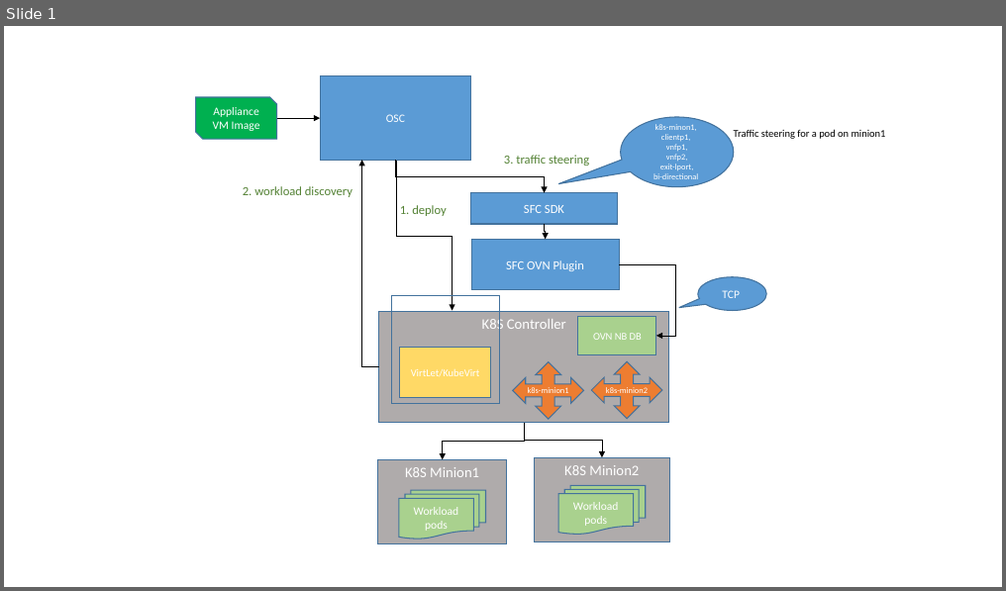
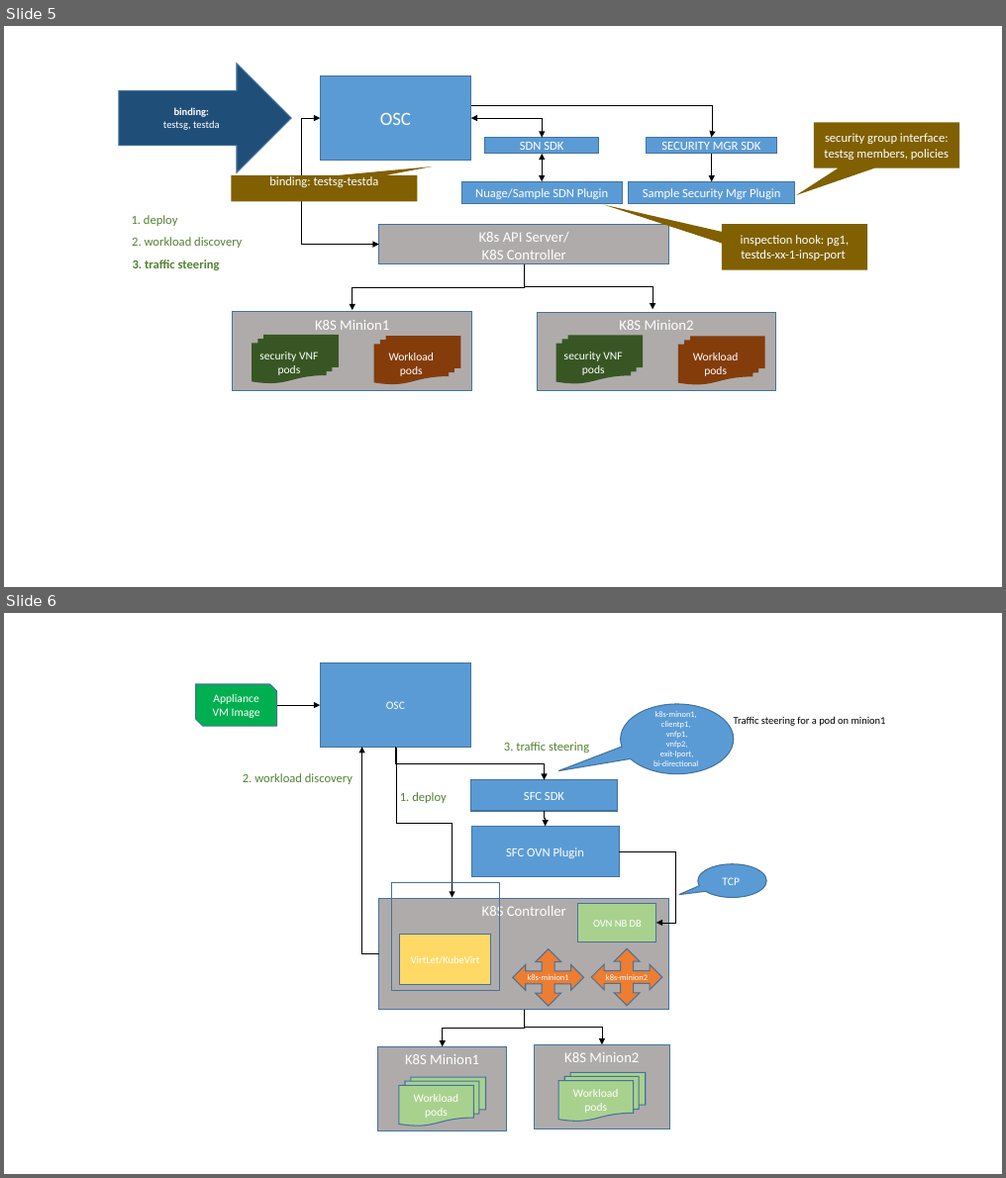
Before and after one commit to opensecuritycontroller/community, a slide deck: designs/containers/diagrams/container_flows.pptx. Shown one above the other, each under a label of ours: slide 1 before the commit, slides 5 and 6 after it. The pictures are 1006x591 and 1006x1178 pixels, drawn with LibreOffice and Linux fonts; fonts in the diff are those of the drawing. Boxes give left, top, right and bottom in pixels: in the first picture for what was removed or moved away, otherwise in the second. Text is boxed around its words. In the diff, an @@ line names an element or a change of style, - is before the commit and + after.

```diff
--- a/designs/containers/diagrams/container_flows.pptx
+++ b/designs/containers/diagrams/container_flows.pptx
@@ slide 5 added at <box>4,26,1002,587</box>, background #FFFFFF @@
@@ right arrow added at <box>119,64,291,173</box>, fill #1F4E79, outline #43739E 1 pt, 10 pt, text #FFFFFF @@
+binding:
+testsg, testda
@@ rectangle added at <box>320,76,471,160</box>, fill #5B9BD5, outline #43739E 1 pt, 18 pt, text #FFFFFF @@
+OSC
@@ elbow arrow added from (471, 106) to (712, 138), #000000 0.5 pt @@
@@ elbow double arrow added from (320, 118) to (379, 245), #000000 0.5 pt @@
@@ elbow double arrow added from (471, 118) to (543, 138), #000000 0.5 pt @@
@@ rectangle added at <box>485,138,599,154</box>, fill #5B9BD5, outline #43739E 1 pt, 12 pt, text #FFFFFF @@
+SDN SDK
@@ rectangle added at <box>647,138,776,154</box>, fill #5B9BD5, outline #43739E 1 pt, 12 pt, text #FFFFFF @@
+SECURITY MGR SDK
@@ speech box added at <box>814,123,960,169</box>, fill #806000, 12 pt, text #FFFFFF @@
+security group interface: testsg members, policies
@@ elbow double arrow added from (543, 154) to (543, 181), #000000 0.5 pt @@
@@ elbow arrow added from (712, 154) to (712, 181), #000000 0.5 pt @@
@@ speech box added at <box>231,174,417,201</box>, fill #806000, 12 pt, text #FFFFFF @@
+binding: testsg-testda
@@ rectangle added at <box>462,181,623,203</box>, fill #5B9BD5, outline #43739E 1 pt, 12 pt, text #FFFFFF @@
+Nuage/Sample SDN Plugin
@@ rectangle added at <box>629,181,795,203</box>, fill #5B9BD5, outline #43739E 1 pt, 12 pt, text #FFFFFF @@
+Sample Security Mgr Plugin
@@ text added at <box>132,215,178,226</box>, 12 pt, text #548235 @@
+1. deploy
@@ rectangle added at <box>379,224,669,265</box>, fill #AFABAB, outline #43739E 1 pt, 14 pt, text #FFFFFF @@
+K8s API Server/
+K8S Controller
@@ speech box added at <box>722,224,868,271</box>, fill #806000, 12 pt, text #FFFFFF @@
+inspection hook: pg1, testds-xx-1-insp-port
@@ text added at <box>132,237,242,248</box>, 12 pt, text #548235 @@
+2. workload discovery
@@ text added at <box>133,260,220,271</box>, 12 pt, text #548235, bold @@
+3. traffic steering
@@ elbow arrow added from (525, 265) to (352, 310), #000000 0.5 pt @@
@@ elbow arrow added from (525, 265) to (653, 310), #000000 0.5 pt @@
@@ rectangle added at <box>233,312,472,390</box>, fill #AFABAB, outline #43739E 1 pt, 14 pt, text #FFFFFF @@
+K8S Minion1
@@ rectangle added at <box>537,313,776,391</box>, fill #AFABAB, outline #43739E 1 pt, 14 pt, text #FFFFFF @@
+K8S Minion2
@@ flow chart multidocument added at <box>252,335,339,383</box>, fill #385723, 11 pt, text #FFFFFF @@
+security VNF pods
@@ flow chart multidocument added at <box>374,336,460,384</box>, fill #843C0B, 11 pt, text #FFFFFF @@
+Workload pods
@@ flow chart multidocument added at <box>556,335,644,383</box>, fill #385723, 11 pt, text #FFFFFF @@
+security VNF pods
@@ flow chart multidocument added at <box>678,336,765,384</box>, fill #843C0B, 11 pt, text #FFFFFF @@
+Workload pods
@@ what was slide 1 is now slide 6 @@
```
Also in this commit, not shown: 4 other slides added, 7 other files.
